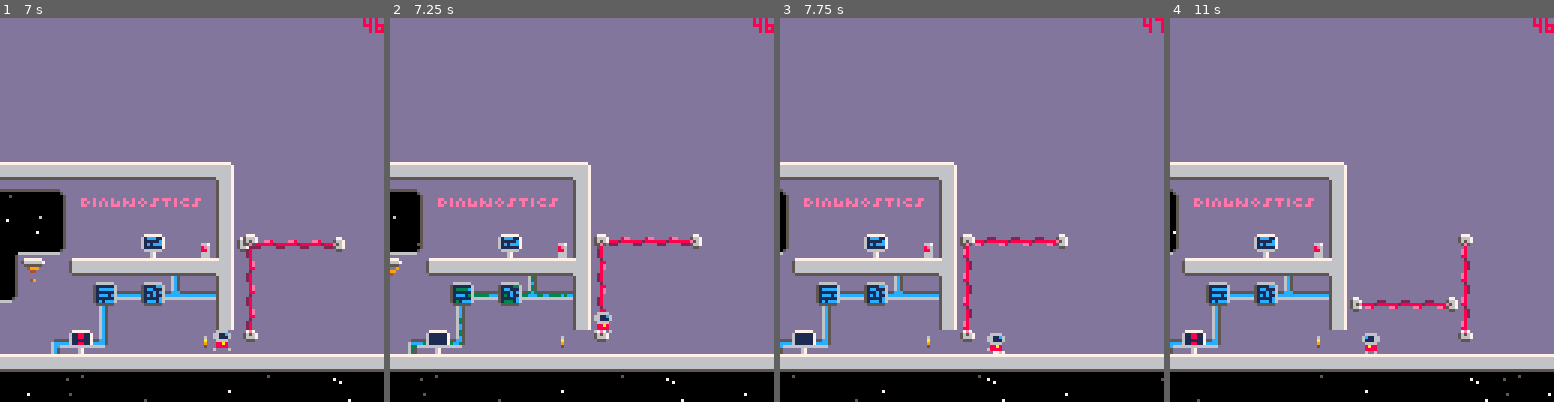
Above: before the commit, frames 1-4 (left to right).
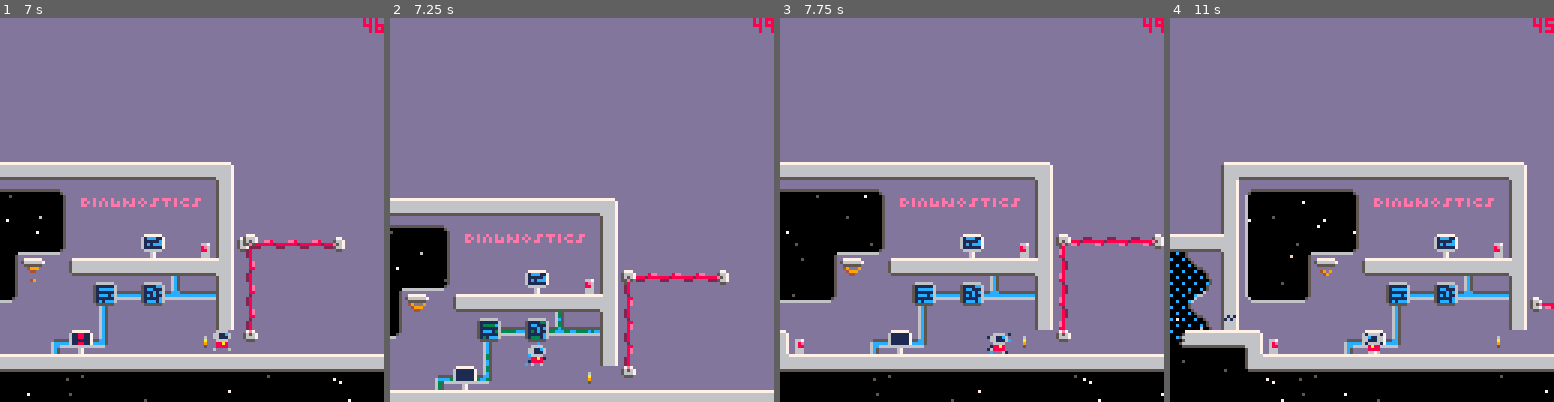
Above: after the commit, the same moments.

Repository: jgradim/gameoff-2020
Game: PICO-8 cartridge moonshot.p8
Same seed, same stepped clock (60 frames per second), same inputs: the game is played once before the commit and once after it.
Inputs:
- Up to frame 1 (7 s): tap X (X key) at 0.33, 1.07, 1.85, 2.97, 4.08, 5.2, 6.32 s; tap O (Z key) at 0.7, 1.7, 2.1, 2.5, 2.9, 3.3, 3.7, 4.1, 4.5, 4.9, 5.3, 5.7, 6.1, 6.5, 6.9 s; hold Right 1.6-2.1 s; hold Up 2.15-2.42 s; hold Right 2.47-3.03 s; hold Left 3.08-3.58 s; hold Down 3.63-3.97 s; hold Right 4.02-4.68 s; hold Up 4.73-5.03 s; hold Left 5.08-5.68 s; hold Down 5.73-6.03 s; hold Right 6.08-6.58 s; hold Right from 6.63 s (still down)
- Up to frame 2 (7.25 s): release Right at 7.13 s; hold Up from 7.18 s (still down)
- Up to frame 3 (7.75 s): tap O (Z key) at 7.3, 7.7 s; tap X (X key) at 7.43 s; release Up at 7.45 s; hold Right from 7.5 s (still down)
- Up to frame 4 (11 s): release Right at 8.07 s; tap O (Z key) every 0.4 s from 8.1 to 10.9 s; hold Left 8.12-8.62 s; tap X (X key) at 8.55, 9.67, 10.78 s; hold Down 8.67-9 s; hold Right 9.05-9.72 s; hold Up 9.77-10.07 s; hold Left 10.12-10.72 s; hold Down from 10.77 s (still down)

Frame 1 is identical in both runs. In frame 2, 31% of the frame differs, in the area x 0-100%, y 0-100%; in frame 3, 18%; in frame 4, 26%.

Commit message:
Kill player on lasers

Diff:
--- a/moonshot.p8
+++ b/moonshot.p8
@@ -2043,6 +2043,7 @@
   on=true,
 
   on_collide=function(l)
+   chkpt:restore()
   end,
 
   on_update=function(l)
